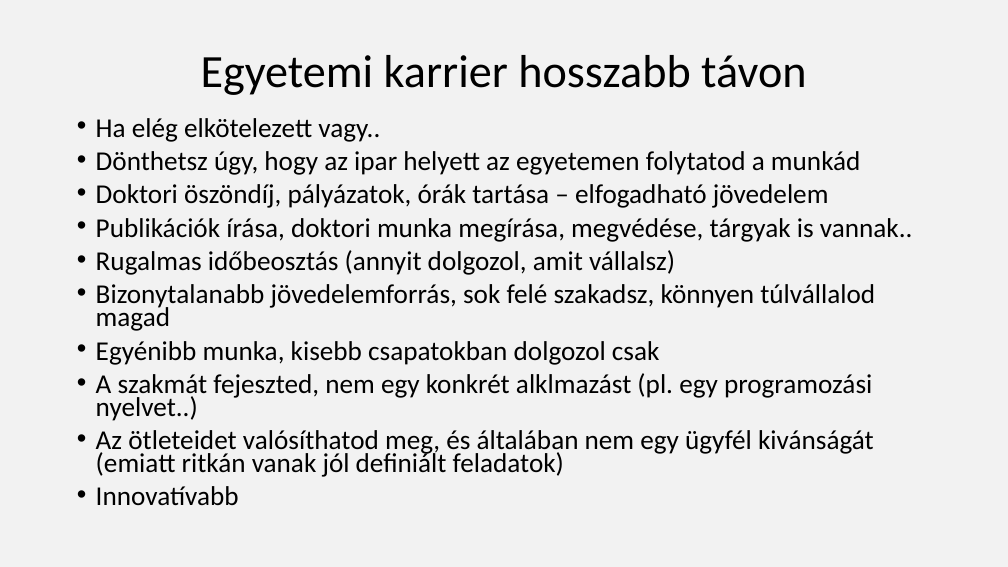
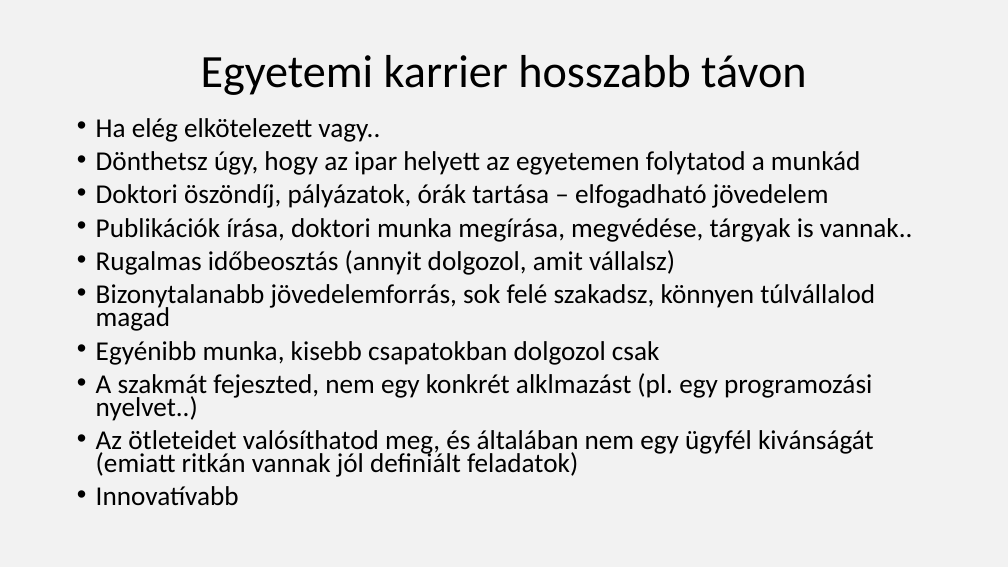
Before and after one commit to nagyandras95/Egyetem, a slide deck: slide 9 of efop/03/Programozók világa.pptx. Drawn at 1008x567 pixels with LibreOffice and Linux fonts; fonts in the diff are those of the drawing. Boxes give left, top, right and bottom in pixels: in the first picture for what was removed or moved away, otherwise in the second. Text is boxed around its words. In the diff, an @@ line names an element or a change of style, - is before the commit and + after.

```diff
--- a/efop/03/Programozók világa.pptx
+++ b/efop/03/Programozók világa.pptx
@@ text at (x1=96, y1=430, x2=874, y2=477): text changed @@
-• Az ötleteidet valósíthatod meg, és általában nem egy ügyfél kivánságát (emiatt ritkán vanak jól definiált feladatok)
+• Az ötleteidet valósíthatod meg, és általában nem egy ügyfél kivánságát (emiatt ritkán vannak jól definiált feladatok)
```
Also in this commit, not shown: 5 other slides changed.
